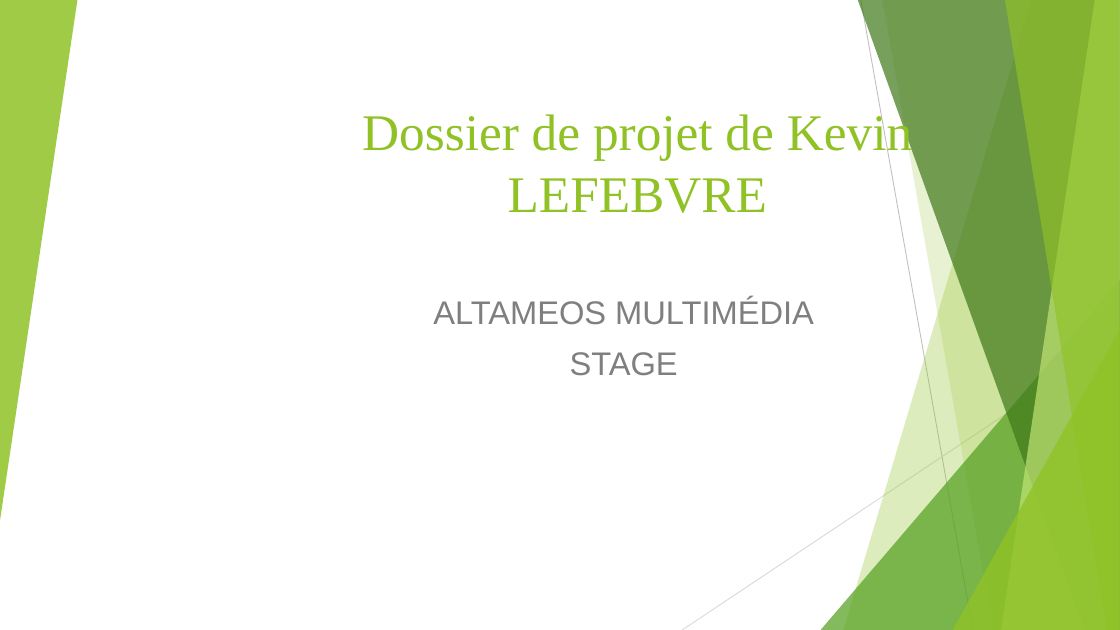
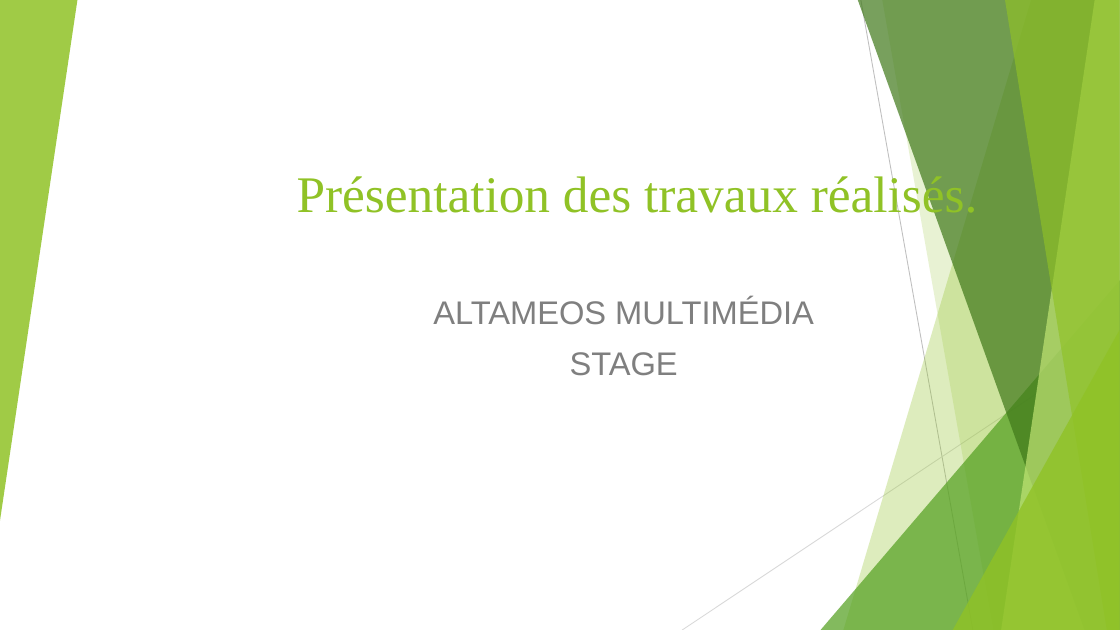
Before and after one commit to Kevin200122/DWWM, a slide deck: slide 1 of DossierProjetStage/DossierProjetBonus.odp. Drawn at 1120x630 pixels with LibreOffice and Linux fonts; fonts in the diff are those of the drawing. Boxes give left, top, right and bottom in pixels: in the first picture for what was removed or moved away, otherwise in the second. Text is boxed around its words. In the diff, an @@ line names an element or a change of style, - is before the commit and + after.

Commit message:
projetdestagedekevin

```diff
--- a/DossierProjetStage/DossierProjetBonus.odp
+++ b/DossierProjetStage/DossierProjetBonus.odp
@@ title at [297,171,978,222]: text changed @@
-Dossier de projet de Kevin LEFEBVRE
+Présentation des travaux réalisés.
```
Also in this commit, not shown: 3 other slides changed, 6 slides added, 3 slides removed, 6 other files.
